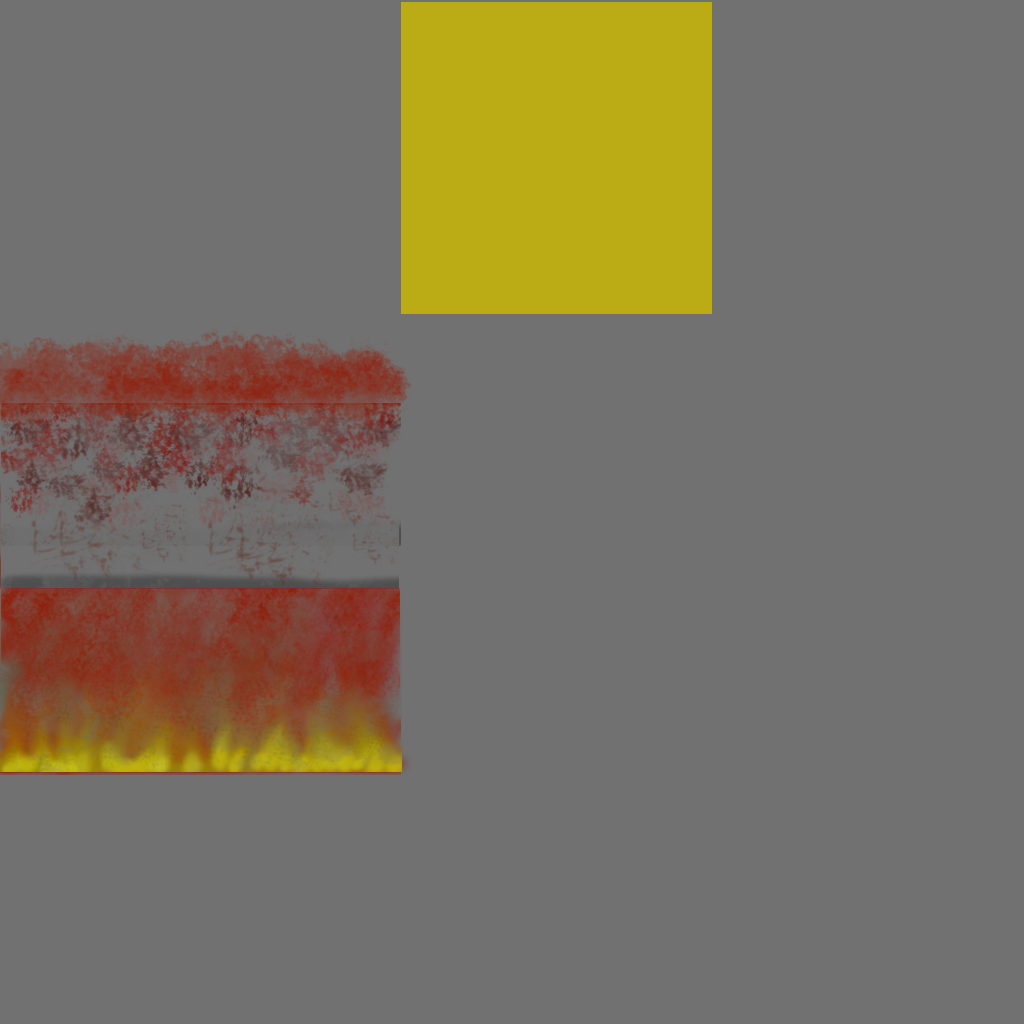
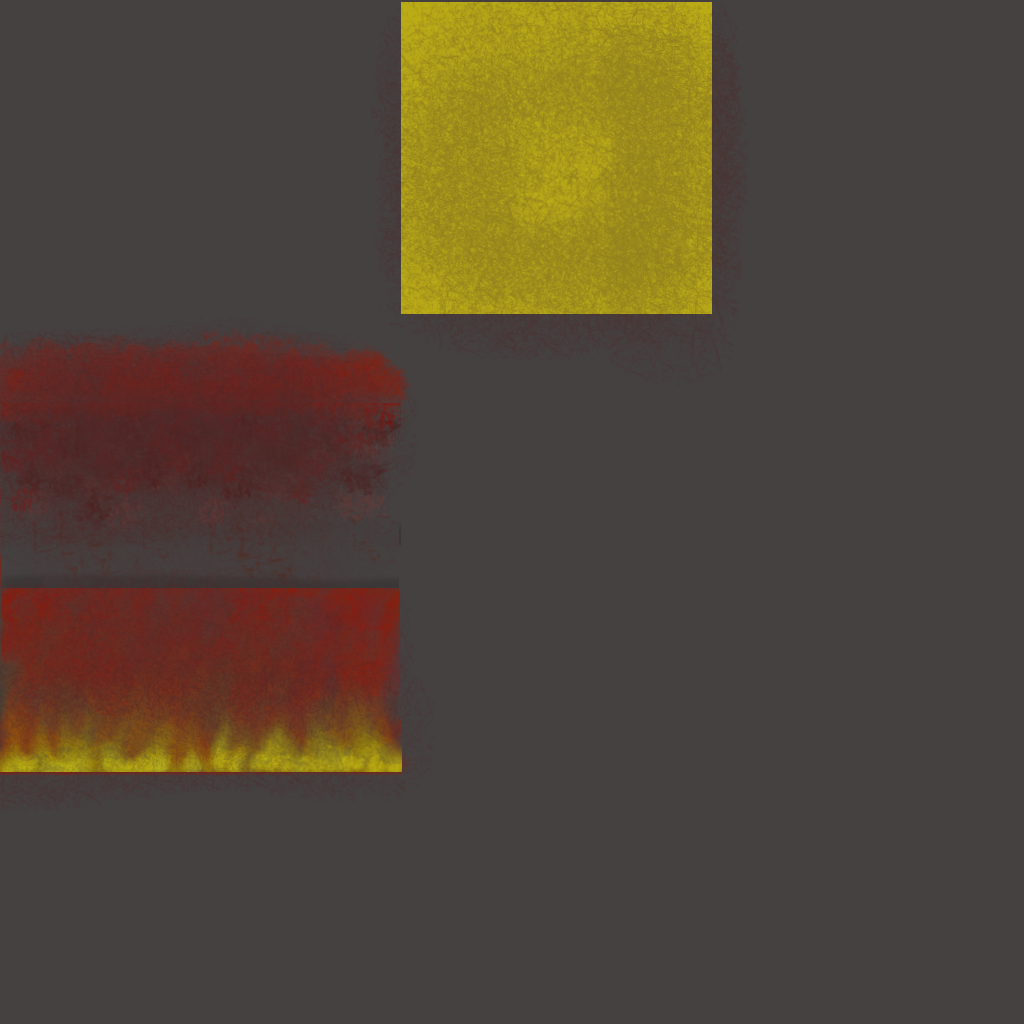
Before/after of a 1024x1024 layered artwork. What changed in the layer stack:
painted on "Ebene" over bbox(0, 0, 749, 813)
painted on "Ebene #1" over bbox(0, 0, 1024, 1024)
